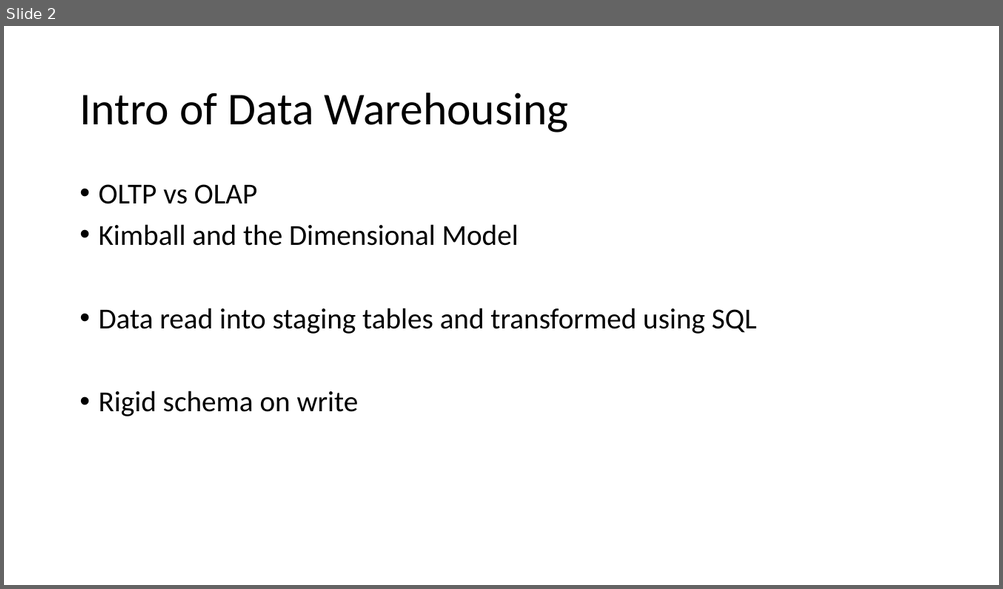
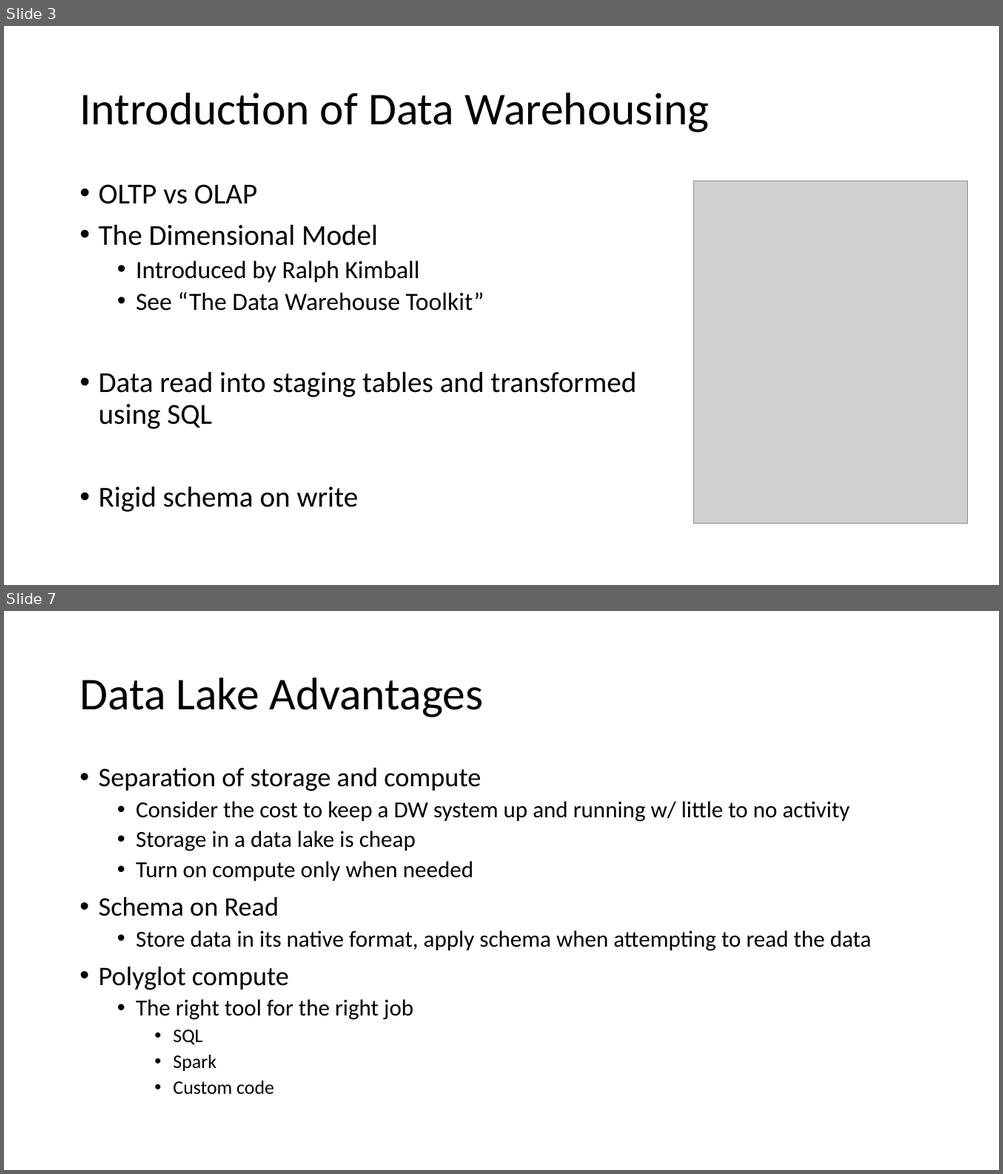
Before and after one commit to shswindell42/Presentations, a slide deck: Building a Data Lakehouse/Building a Data Lakehouse.pptx. Shown one above the other, each under a label of ours: slide 2 before the commit, slides 3 and 7 after it; the slides between them are not shown. The pictures are 1003x589 and 1003x1174 pixels, drawn with LibreOffice and Linux fonts; fonts in the diff are those of the drawing; grey boxes stand for pictures. Boxes give left, top, right and bottom in pixels: in the first picture for what was removed or moved away, otherwise in the second. Text is boxed around its words. In the diff, an @@ line names an element or a change of style, - is before the commit and + after.

```diff
--- a/Building a Data Lakehouse/Building a Data Lakehouse.pptx
+++ b/Building a Data Lakehouse/Building a Data Lakehouse.pptx
@@ slide 7 added at bbox=[4, 611, 999, 1170], background #FFFFFF @@
@@ title added at bbox=[79, 678, 484, 718], 44 pt, text #000000 @@
+Data Lake Advantages
@@ text added at bbox=[99, 767, 871, 1095], 22.2 pt, text #000000 @@
+• Separation of storage and compute
+  • Consider the cost to keep a DW system up and running w/ little to no activity
+  • Storage in a data lake is cheap
+  • Turn on compute only when needed
+• Schema on Read
+  • Store data in its native format, apply schema when attempting to read the data
+• Polyglot compute
+  • The right tool for the right job
+    • SQL
+    • Spark
+    • Custom code
@@ what was slide 2 is now slide 3 @@
@@ slide 3 changed as well @@
@@ title at bbox=[79, 93, 708, 133]: text changed @@
-Intro of Data Warehousing
+Introduction of Data Warehousing
@@ picture added at bbox=[694, 181, 967, 525] @@
@@ text at bbox=[99, 224, 484, 311]: text changed; size 28 to 24 pt @@
-• Kimball and the Dimensional Model
+• The Dimensional Model
+  • Introduced by Ralph Kimball
+  • See “The Data Warehouse Toolkit”
```
Also in this commit, not shown: 4 other slides changed, 6 other slides added.
